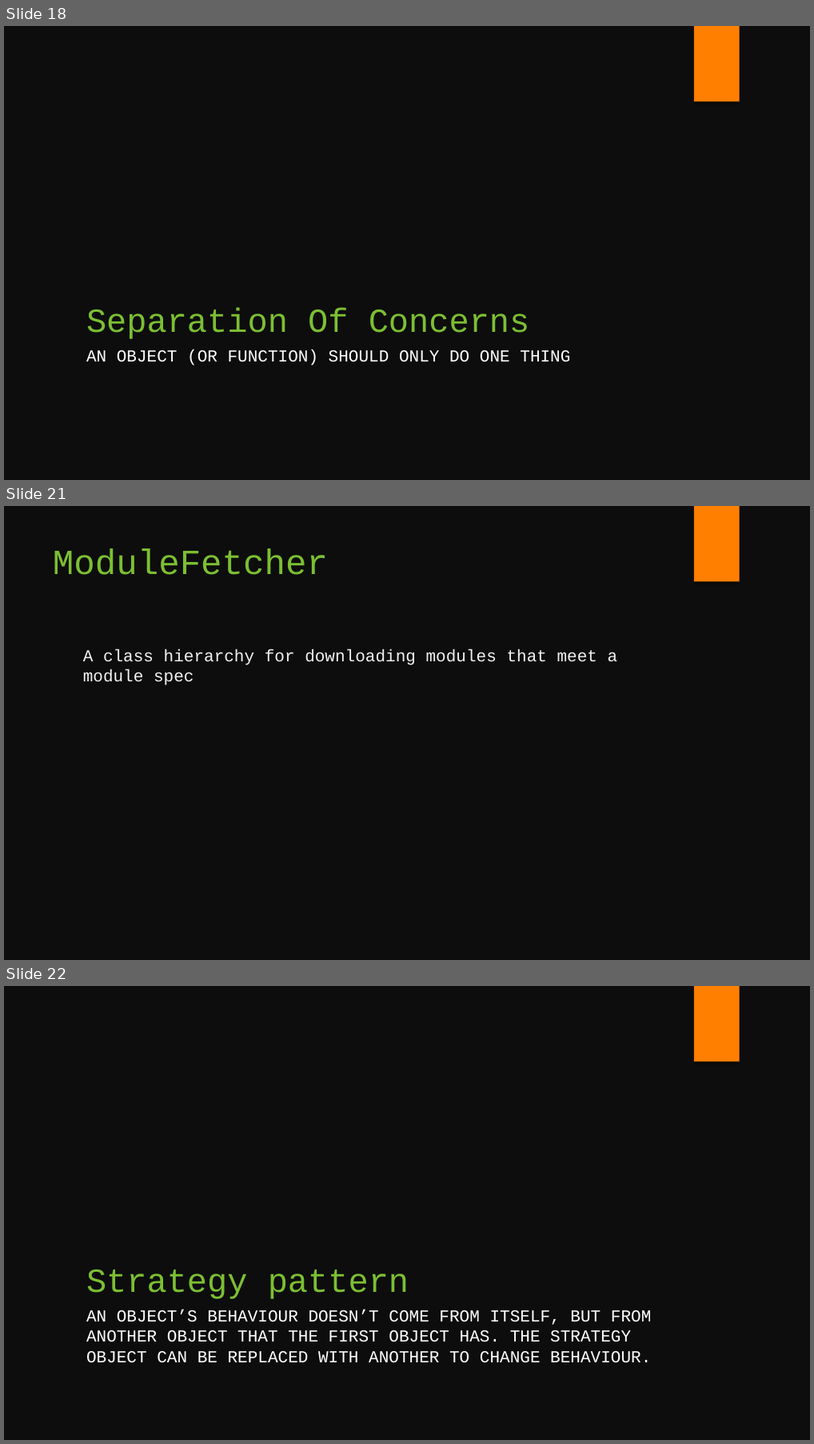
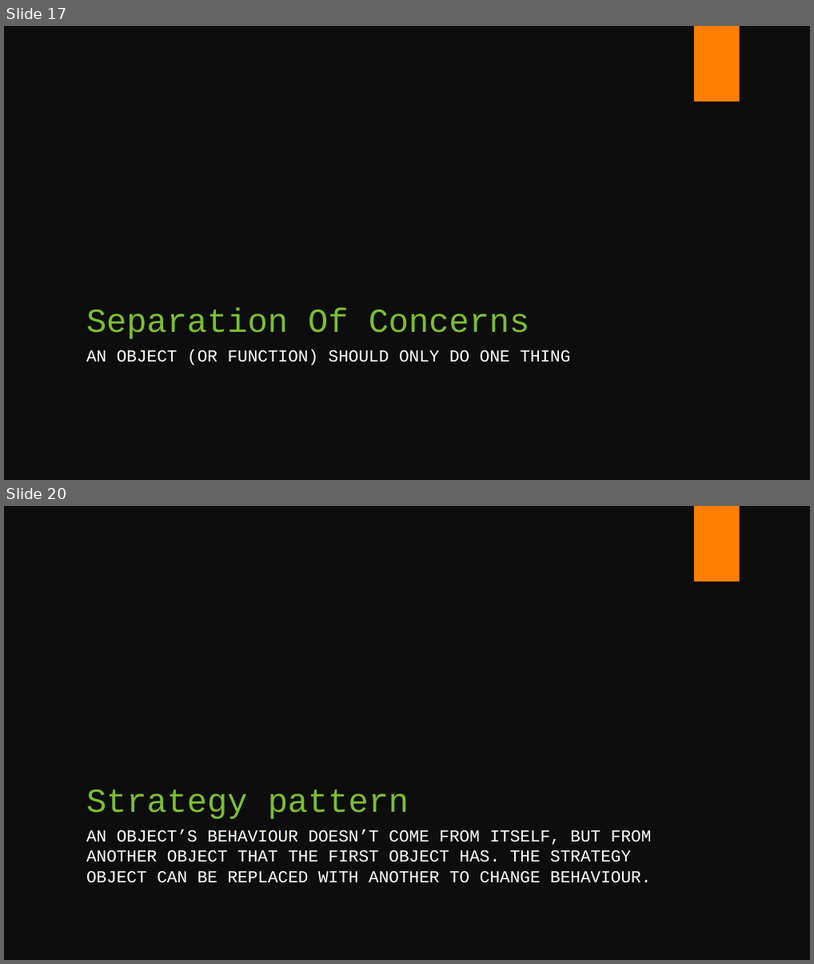
Before and after one commit to fsackur/Powershell-and-SE, a slide deck: Death by powerpoint.pptx. Shown one above the other, each under a label of ours: slides 18, 21 and 22 before the commit, slides 17 and 20 after it; the slides between them are not shown. The pictures are 814x1444 and 814x964 pixels, drawn with LibreOffice and Linux fonts; fonts in the diff are those of the drawing. Boxes give left, top, right and bottom in pixels: in the first picture for what was removed or moved away, otherwise in the second. Text is boxed around its words. In the diff, an @@ line names an element or a change of style, - is before the commit and + after.

```diff
--- a/Death by powerpoint.pptx
+++ b/Death by powerpoint.pptx
@@ slide 21 removed at bbox=[4, 506, 810, 960], background #0D0D0D; not listed: 1 template element that a slide beside it also shows @@
@@ title removed at bbox=[53, 549, 328, 575] @@
-ModuleFetcher
@@ text removed at bbox=[83, 649, 618, 685] @@
-A class hierarchy for downloading modules that meet a module spec
@@ what was slide 18 is now slide 17 @@
@@ what was slide 22 is now slide 20 @@
```
Also in this commit, not shown: 4 slides changed, 4 slides added, 2 other slides removed.
